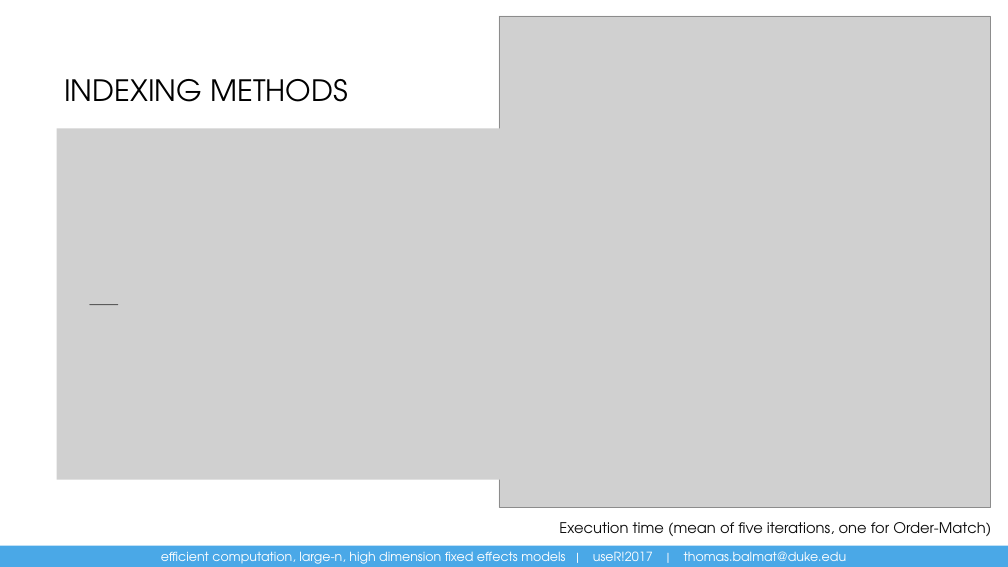
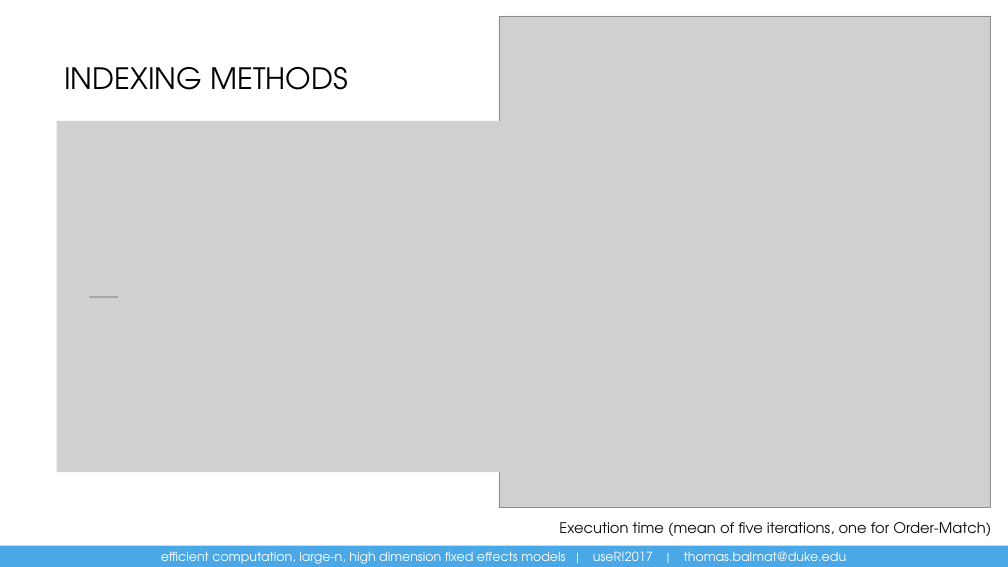
Before and after one commit to DukeSynthProj/FixedEffectsSolutionResources, a slide deck: slide 12 of EfficientComputationFixedEffectsRConference.pptx. Drawn at 1008x567 pixels with LibreOffice and Linux fonts; fonts in the diff are those of the drawing; grey boxes stand for pictures. Boxes give left, top, right and bottom in pixels: in the first picture for what was removed or moved away, otherwise in the second. Text is boxed around its words. In the diff, an @@ line names an element or a change of style, - is before the commit and + after.

```diff
--- a/EfficientComputationFixedEffectsRConference.pptx
+++ b/EfficientComputationFixedEffectsRConference.pptx
@@ title "INDEXING METHODS" at [64,67,347,90]: vertical alignment bottom to top @@
@@ picture: place and size @@
-picture at [57,129,534,479]
+picture at [57,121,534,472]
@@ line moved from (90, 305) - (118, 305) to (90, 297) - (118, 297) @@
```
Also in this commit, not shown: 25 other slides changed.
